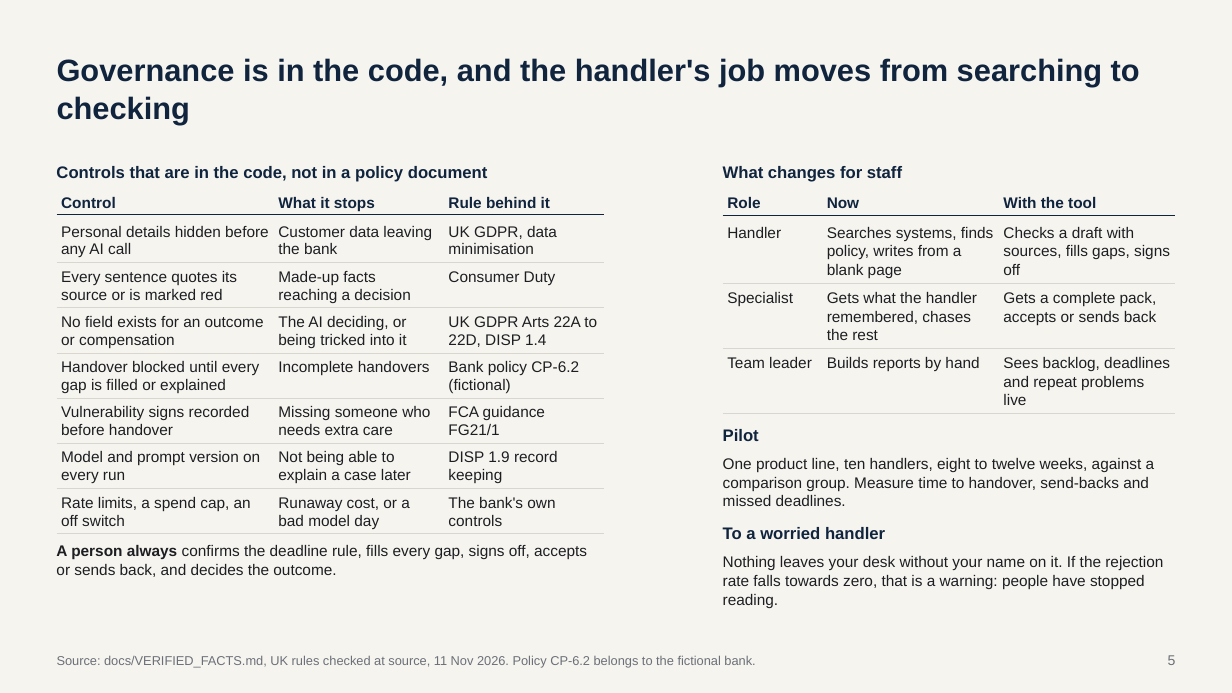
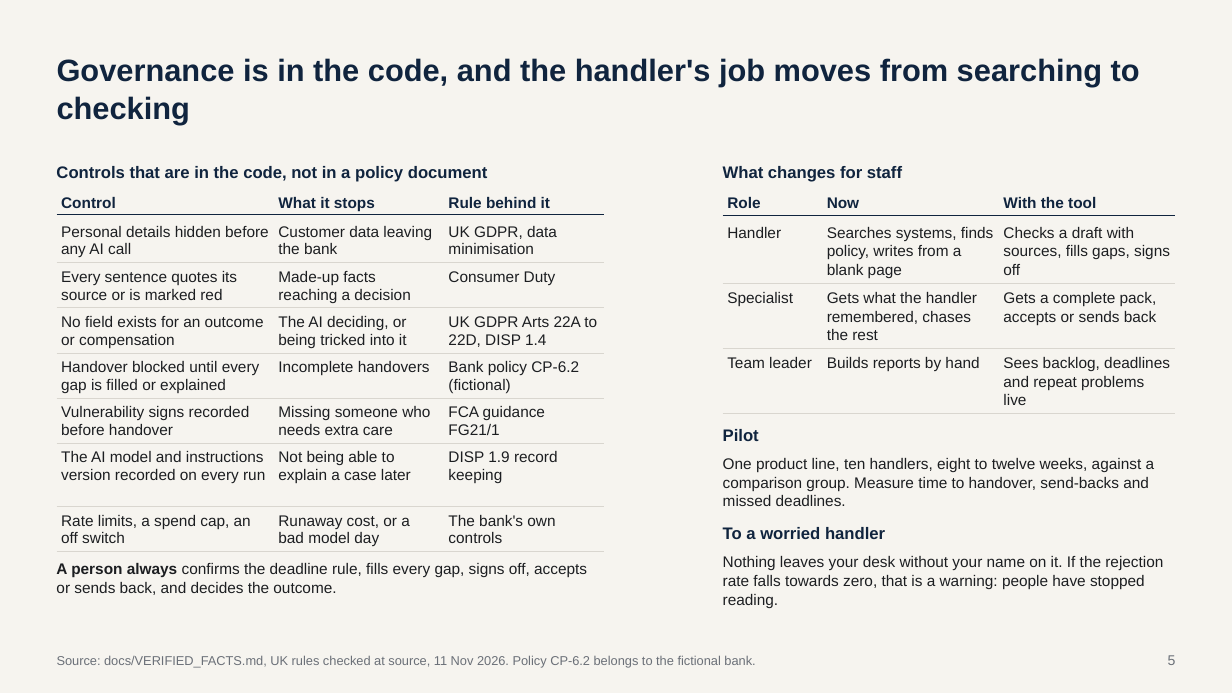
Before and after one commit to lexirosenthal11903-sudo/ankura-casepack, a slide deck: slide 5 of docs/Ankura_case_pack_deck.pptx. Drawn at 1232x693 pixels with LibreOffice and Linux fonts; fonts in the diff are those of the drawing. Boxes give left, top, right and bottom in pixels: in the first picture for what was removed or moved away, otherwise in the second. Text is boxed around its words. In the diff, an @@ line names an element or a change of style, - is before the commit and + after.

```diff
--- a/docs/Ankura_case_pack_deck.pptx
+++ b/docs/Ankura_case_pack_deck.pptx
@@ text at bbox=[61, 451, 265, 483]: text changed @@
-Model and prompt version on every run
+The AI model and instructions version recorded on every run
@@ 4 texts, 1 line: place and size @@
-4 texts, 1 line at bbox=[56, 489, 604, 577]
+4 texts, 1 line at bbox=[56, 506, 604, 595]
@@ line moved from (56, 534) - (604, 534) to (56, 552) - (604, 552) @@
```
Also in this commit, not shown: 2 other slides changed, 3 other files.
